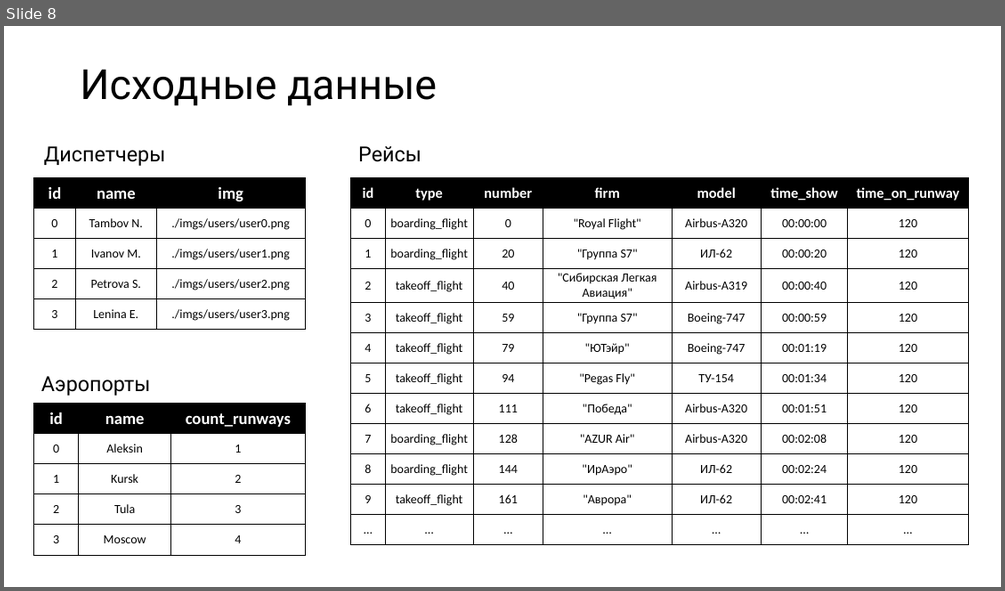
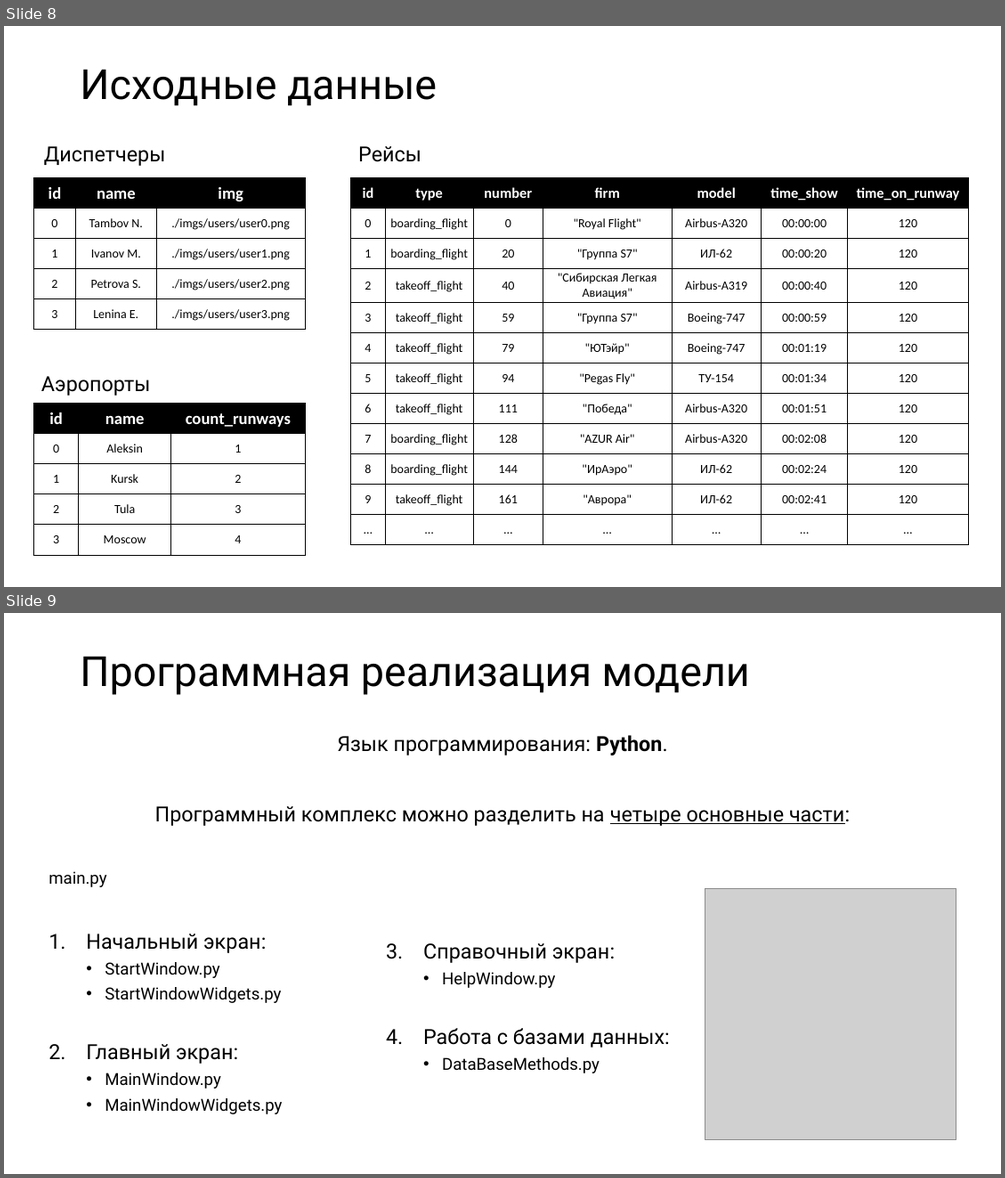
Before and after one commit to tambovnikita/Practice_MAI_6, a slide deck: Презентация/Презентация. Тамбов Никита М1О-309С-19.pptx. Shown one above the other, each under a label of ours: slide 8 before the commit, slides 8 and 9 after it. The pictures are 1005x591 and 1005x1178 pixels, drawn with LibreOffice and Linux fonts; fonts in the diff are those of the drawing; grey boxes stand for pictures. Boxes give left, top, right and bottom in pixels: in the first picture for what was removed or moved away, otherwise in the second. Text is boxed around its words. In the diff, an @@ line names an element or a change of style, - is before the commit and + after.

```diff
--- a/Презентация/Презентация. Тамбов Никита М1О-309С-19.pptx
+++ b/Презентация/Презентация. Тамбов Никита М1О-309С-19.pptx
@@ slide 9 added at <box>4,613,1001,1174</box>, background #FFFFFF @@
@@ title added at <box>80,656,750,695</box>, 40 pt, text #000000 @@
+Программная реализация модели
@@ text added at <box>155,735,850,826</box>, 20 pt, text #000000 @@
+Язык программирования: Python.
+Программный комплекс можно разделить на четыре основные части:
@@ text added at <box>48,871,670,1114</box>, 16 pt, text #000000 @@
+main.py
+1. Начальный экран:
+  • StartWindow.py
+  • StartWindowWidgets.py
+2. Главный экран:
+  • MainWindow.py
+  • MainWindowWidgets.py
+3. Справочный экран:
+  • HelpWindow.py
+4. Работа с базами данных:
+  • DataBaseMethods.py
@@ picture added at <box>705,888,956,1140</box> @@
```
Also in this commit, not shown: 1 slide changed, 2 other slides added, 10 other files.
